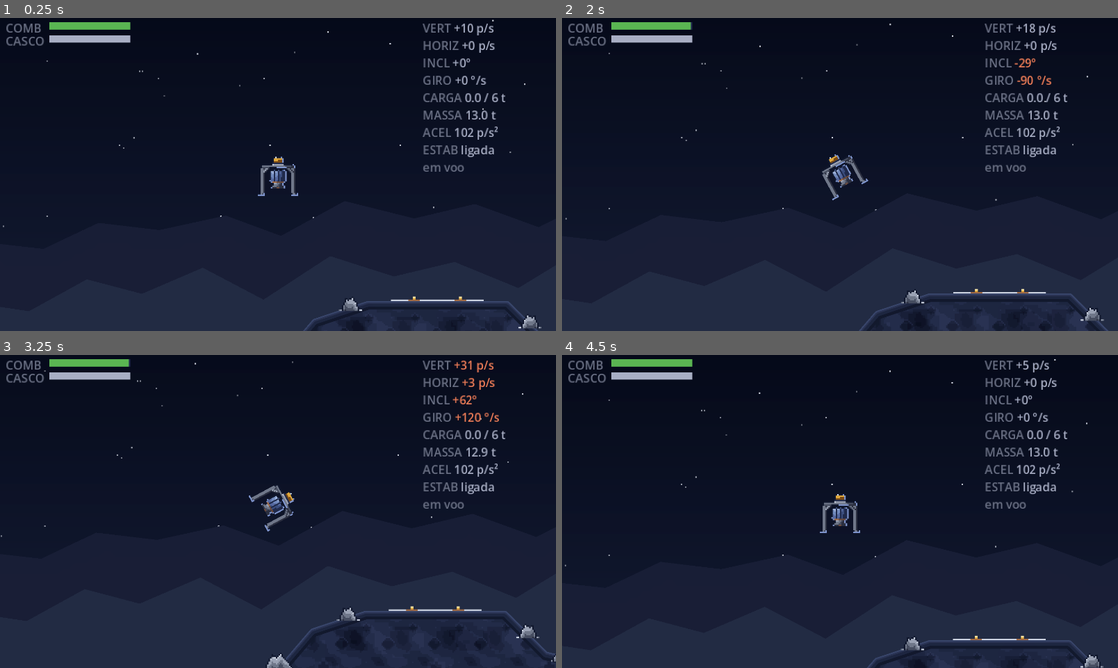
Above: before the commit, frames 1-4 (two rows, left to right).
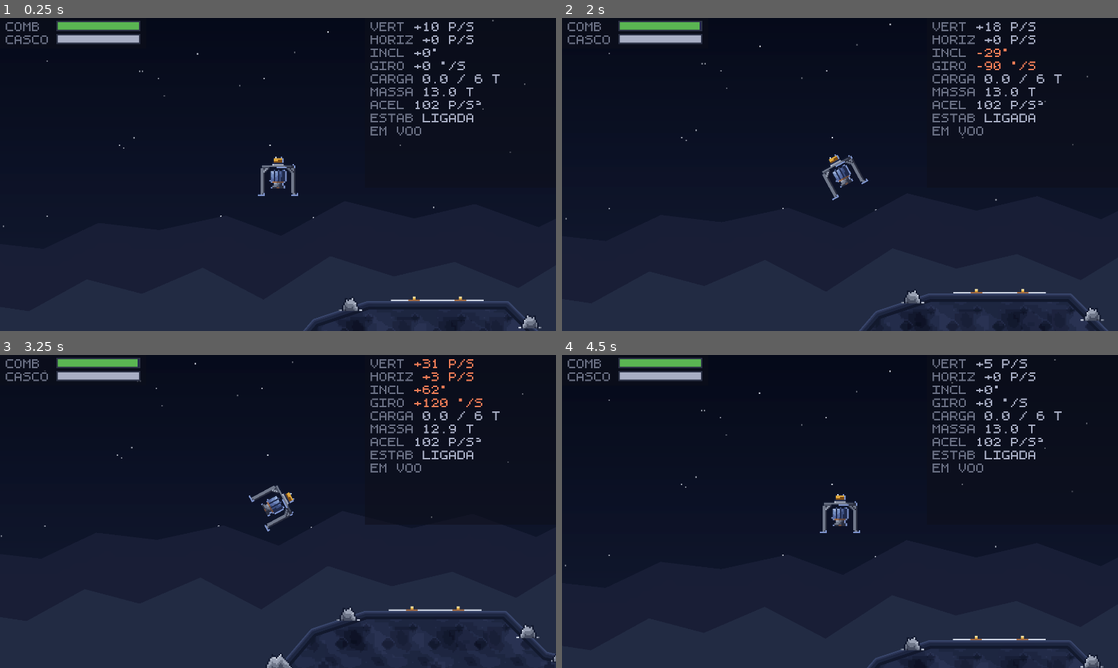
Above: after the commit, the same moments.

Repository: valdersonjr/llrr
Game: Godot game, scene res://stages/teste_pouso/teste_pouso.tscn
Two runs of this game, one before a commit and one after it. Both use one fixed random seed, a clock stepped at 60 frames per second and the inputs below.
Inputs (mouse positions are in pixels of both pictures, inside the frame that each line leads up to):
- Up to frame 1 (0.25 s): no input
- Up to frame 2 (2 s): move the mouse to (962, 158) at 0.52 s; hold D (girar_direita) 0.53-1.28 s; hold W (empuxo) 0.53-1.28 s; click (962, 158) at 0.67 s; tap R (reiniciar) at 0.8, 1.35 s; move the mouse to (728, 190) at 1.27 s; hold A (girar_esquerda) from 1.28 s (still down); tap W (empuxo) at 1.55 s
- Up to frame 3 (3.25 s): move the mouse to (333, 442) at 2.02 s; release A (girar_esquerda) at 2.03 s; hold T (alternar_estabilizacao) 2.03-2.78 s; hold D (girar_direita) from 2.03 s (still down); tap R (reiniciar) at 2.3 s; move the mouse to (250, 574) at 2.77 s; tap W (empuxo) at 2.85 s; click (250, 574) at 2.92 s
- Up to frame 4 (4.5 s): move the mouse to (1006, 558) at 3.52 s; release D (girar_direita) at 3.53 s; hold F (operar_carga) 3.53-4.28 s; hold A (girar_esquerda) from 3.53 s (still down); tap R (reiniciar) at 3.8, 4.35 s; tap Escape (pausa) at 4.15 s; move the mouse to (673, 464) at 4.27 s

The runs differ from the first frame. In frame 1, 3.5% of the frame differs, in the area x 1-95%, y 0-50%; in frame 2, 3.5%; in frame 3, 3.6%, in the area x 1-95%, y 0-53%; in frame 4, 3.5%.
Error in both runs: Cannot call method 'set_input_as_handled' on a null value. (res://entities/ui/pausa/pausa.gd:38)

Commit message:
feat: passa a interface para a fonte de pixel
Um tema em entities/ui carrega a fonte para todas as telas, no lugar de
sobreposição por nó — fonte trocada em vinte lugares é fonte que fica pela
metade.

Os textos vão para caixa alta porque a fonte não tem minúsculas, e isso é
escolha, não limitação: painel de nave se lê em caixa alta. As barras
ganham moldura de 1px, e o texto do HUD ganha um fundo discreto atrás —
estrela de 1px atravessando um glifo fazia CASCO parecer CASCQ, e a seção
14 não aceita perder informação para escolha estética.

Co-Authored-By: Claude Opus 5 (1M context) <noreply@anthropic.com>
Claude-Session: https://claude.ai/code/session_011AzPcEDAjYSMoHyssT894N

Diff:
--- a/entities/ui/hud/hud.gd
+++ b/entities/ui/hud/hud.gd
@@ -69,15 +69,15 @@
 	var velocidade := _nave.velocity.length()
 	var inclinacao := _nave.inclinacao()
 
-	var texto := _linha("VERT", "%+d p/s" % roundi(vertical), velocidade > casco.pouso_velocidade_maxima)
-	texto += _linha("HORIZ", "%+d p/s" % roundi(horizontal), velocidade > casco.pouso_velocidade_maxima)
+	var texto := _linha("VERT", "%+d P/S" % roundi(vertical), velocidade > casco.pouso_velocidade_maxima)
+	texto += _linha("HORIZ", "%+d P/S" % roundi(horizontal), velocidade > casco.pouso_velocidade_maxima)
 	texto += _linha("INCL", "%+d°" % roundi(inclinacao), absf(inclinacao) > casco.pouso_angulo_maximo)
-	texto += _linha("GIRO", "%+d °/s" % roundi(_nave.giro), absf(_nave.giro) > casco.pouso_giro_maximo)
-	texto += _linha("CARGA", "%.1f / %.0f t" % [_nave.carga, casco.capacidade_carga],
+	texto += _linha("GIRO", "%+d °/S" % roundi(_nave.giro), absf(_nave.giro) > casco.pouso_giro_maximo)
+	texto += _linha("CARGA", "%.1f / %.0f T" % [_nave.carga, casco.capacidade_carga],
 		_nave.carga >= casco.capacidade_carga)
-	texto += _linha("MASSA", "%.1f t" % _nave.massa(), false)
-	texto += _linha("ACEL", "%d p/s²" % roundi(_nave.aceleracao_disponivel()), _nave.combustivel <= 0.0)
-	texto += _linha("ESTAB", "ligada" if _nave.estabilizacao_ativa else "desligada",
+	texto += _linha("MASSA", "%.1f T" % _nave.massa(), false)
+	texto += _linha("ACEL", "%d P/S²" % roundi(_nave.aceleracao_disponivel()), _nave.combustivel <= 0.0)
+	texto += _linha("ESTAB", "LIGADA" if _nave.estabilizacao_ativa else "DESLIGADA",
 		not _nave.estabilizacao_ativa)
 	return texto + "[color=#%s]%s[/color]" % [COR_APAGADO.to_html(false), _texto_estado()]
 
@@ -91,10 +91,10 @@
 func _texto_estado() -> String:
 	match _nave.estado:
 		Nave.Estado.TOCANDO:
-			return "tocando"
+			return "TOCANDO"
 		Nave.Estado.POUSADA:
-			return "pousada"
+			return "POUSADA"
 		Nave.Estado.DESTRUIDA:
-			return "destruida"
+			return "DESTRUÍDA"
 		_:
-			return "em voo"
+			return "EM VOO"
--- a/entities/ui/hud/hud.tscn
+++ b/entities/ui/hud/hud.tscn
@@ -1,6 +1,7 @@
-[gd_scene load_steps=2 format=3 uid="uid://dhudvoo000001"]
+[gd_scene load_steps=3 format=3 uid="uid://dhudvoo000001"]
 
 [ext_resource type="Script" path="res://entities/ui/hud/hud.gd" id="1_hud"]
+[ext_resource type="Theme" path="res://entities/ui/tema_lunar.tres" id="2_tema"]
 
 [node name="Hud" type="CanvasLayer"]
 script = ExtResource("1_hud")
@@ -10,6 +11,18 @@
 anchor_right = 1.0
 anchor_bottom = 1.0
 mouse_filter = 2
+theme = ExtResource("2_tema")
+
+[node name="FundoBarras" type="ColorRect" parent="Raiz"]
+offset_right = 101.0
+offset_bottom = 21.0
+color = Color(0.051, 0.059, 0.102, 0.55)
+
+[node name="FundoTelemetria" type="ColorRect" parent="Raiz"]
+offset_left = 252.0
+offset_right = 384.0
+offset_bottom = 117.0
+color = Color(0.051, 0.059, 0.102, 0.55)
 
 [node name="RotuloCombustivel" type="Label" parent="Raiz"]
 offset_left = 4.0
@@ -17,20 +30,26 @@
 offset_right = 34.0
 offset_bottom = 11.0
 theme_override_colors/font_color = Color(0.42, 0.443, 0.522, 1)
-theme_override_font_sizes/font_size = 8
 text = "COMB"
 
+[node name="MolduraCombustivel" type="ColorRect" parent="Raiz"]
+offset_left = 39.0
+offset_top = 2.0
+offset_right = 97.0
+offset_bottom = 9.0
+color = Color(0.169, 0.192, 0.271, 1)
+
 [node name="FundoCombustivel" type="ColorRect" parent="Raiz"]
-offset_left = 34.0
+offset_left = 40.0
 offset_top = 3.0
-offset_right = 90.0
+offset_right = 96.0
 offset_bottom = 8.0
 color = Color(0.137, 0.165, 0.322, 1)
 
 [node name="BarraCombustivel" type="ColorRect" parent="Raiz"]
-offset_left = 34.0
+offset_left = 40.0
 offset_top = 3.0
-offset_right = 90.0
+offset_right = 96.0
 offset_bottom = 8.0
 color = Color(0.353, 0.71, 0.322, 1)
 
@@ -40,29 +59,34 @@
 offset_right = 34.0
 offset_bottom = 20.0
 theme_override_colors/font_color = Color(0.42, 0.443, 0.522, 1)
-theme_override_font_sizes/font_size = 8
 text = "CASCO"
 
+[node name="MolduraIntegridade" type="ColorRect" parent="Raiz"]
+offset_left = 39.0
+offset_top = 11.0
+offset_right = 97.0
+offset_bottom = 18.0
+color = Color(0.169, 0.192, 0.271, 1)
+
 [node name="FundoIntegridade" type="ColorRect" parent="Raiz"]
-offset_left = 34.0
+offset_left = 40.0
 offset_top = 12.0
-offset_right = 90.0
+offset_right = 96.0
 offset_bottom = 17.0
 color = Color(0.137, 0.165, 0.322, 1)
 
 [node name="BarraIntegridade" type="ColorRect" parent="Raiz"]
-offset_left = 34.0
+offset_left = 40.0
 offset_top = 12.0
-offset_right = 90.0
+offset_right = 96.0
 offset_bottom = 17.0
 color = Color(0.659, 0.682, 0.769, 1)
 
 [node name="Telemetria" type="RichTextLabel" parent="Raiz"]
-offset_left = 292.0
+offset_left = 256.0
 offset_top = 1.0
 offset_right = 382.0
 offset_bottom = 134.0
-theme_override_font_sizes/normal_font_size = 8
 bbcode_enabled = true
 scroll_active = false
 autowrap_mode = 0
@@ -71,5 +95,4 @@
 offset_top = 198.0
 offset_right = 384.0
 offset_bottom = 210.0
-theme_override_font_sizes/font_size = 8
 horizontal_alignment = 1
--- a/entities/ui/pausa/pausa.tscn
+++ b/entities/ui/pausa/pausa.tscn
@@ -1,6 +1,7 @@
-[gd_scene load_steps=2 format=3 uid="uid://cpausamenu0001"]
+[gd_scene load_steps=3 format=3 uid="uid://cpausamenu0001"]
 
 [ext_resource type="Script" path="res://entities/ui/pausa/pausa.gd" id="1_pausa"]
+[ext_resource type="Theme" path="res://entities/ui/tema_lunar.tres" id="2_tema"]
 
 [node name="Pausa" type="CanvasLayer"]
 process_mode = 3
@@ -12,6 +13,7 @@
 anchor_right = 1.0
 anchor_bottom = 1.0
 mouse_filter = 2
+theme = ExtResource("2_tema")
 
 [node name="Borda" type="ColorRect" parent="Painel"]
 offset_left = 95.0
@@ -33,7 +35,6 @@
 offset_right = 288.0
 offset_bottom = 63.0
 theme_override_colors/font_color = Color(0.659, 0.682, 0.769, 1)
-theme_override_font_sizes/font_size = 12
 text = "PAUSADO"
 horizontal_alignment = 1
 
@@ -44,7 +45,6 @@
 offset_bottom = 154.0
 theme_override_colors/font_color = Color(0.949, 0.757, 0.306, 1)
 theme_override_constants/line_spacing = 1
-theme_override_font_sizes/font_size = 8
 text = "W  ↑
 A D  ← →
 Q  E
@@ -61,14 +61,13 @@
 offset_bottom = 154.0
 theme_override_colors/font_color = Color(0.659, 0.682, 0.769, 1)
 theme_override_constants/line_spacing = 1
-theme_override_font_sizes/font_size = 8
-text = "empuxo
-girar
-translação lateral
-carga, se pousada
-estabilização
-reiniciar a região
-continuar"
+text = "EMPUXO
+GIRAR
+TRANSLAÇÃO LATERAL
+CARGA, SE POUSADA
+ESTABILIZAÇÃO
+REINICIAR A REGIÃO
+CONTINUAR"
 
 [node name="Rodape" type="Label" parent="Painel"]
 offset_left = 96.0
@@ -76,6 +75,5 @@
 offset_right = 288.0
 offset_bottom = 173.0
 theme_override_colors/font_color = Color(0.42, 0.443, 0.522, 1)
-theme_override_font_sizes/font_size = 8
-text = "o tempo está parado"
+text = "O TEMPO ESTÁ PARADO"
 horizontal_alignment = 1
--- /dev/null
+++ b/entities/ui/tema_lunar.tres
@@ -0,0 +1,7 @@
+[gd_resource type="Theme" format=3 uid="uid://cthemelunar01"]
+
+[ext_resource type="FontFile" path="res://assets/fonts/lunar.fnt" id="1_fonte"]
+
+[resource]
+default_font = ExtResource("1_fonte")
+default_font_size = 9
--- a/stages/teste_pouso/teste_pouso.gd
+++ b/stages/teste_pouso/teste_pouso.gd
@@ -81,19 +81,19 @@
 ## descarrega, com ele vazio embarca o que couber.
 func _operar_carga() -> void:
 	if _nave.estado != Nave.Estado.POUSADA:
-		_hud.avisar("carga só com a nave pousada", Hud.COR_ATENCAO)
+		_hud.avisar("CARGA SÓ COM A NAVE POUSADA", Hud.COR_ATENCAO)
 		return
 	var plataforma := _nave.plataforma_sob_a_nave() as PlataformaDePouso
 	if plataforma == null:
-		_hud.avisar("não há plataforma sob as duas pernas", Hud.COR_ATENCAO)
+		_hud.avisar("NÃO HÁ PLATAFORMA SOB AS DUAS PERNAS", Hud.COR_ATENCAO)
 		return
 	var movido := plataforma.transferir(_nave)
 	if is_zero_approx(movido):
-		_hud.avisar("%s não tem carga esperando" % plataforma.como_se_chama(), Hud.COR_ATENCAO)
+		_hud.avisar("%s NÃO TEM CARGA ESPERANDO" % plataforma.como_se_chama(), Hud.COR_ATENCAO)
 	elif movido > 0.0:
-		_hud.avisar("embarcou %.1f t em %s" % [movido, plataforma.como_se_chama()], Hud.COR_BOM)
+		_hud.avisar("EMBARCOU %.1f T EM %s" % [movido, plataforma.como_se_chama()], Hud.COR_BOM)
 	else:
-		_hud.avisar("descarregou %.1f t em %s" % [-movido, plataforma.como_se_chama()], Hud.COR_BOM)
+		_hud.avisar("DESCARREGOU %.1f T EM %s" % [-movido, plataforma.como_se_chama()], Hud.COR_BOM)
 
 
 ## O céu é desenhado pelo próprio nó da fase: `_draw()` do pai roda antes dos
@@ -171,22 +171,22 @@
 
 func _ao_pousar(plataforma: Node) -> void:
 	if plataforma == null:
-		_hud.avisar("pousada fora da plataforma", Hud.COR_ATENCAO)
+		_hud.avisar("POUSADA FORA DA PLATAFORMA", Hud.COR_ATENCAO)
 		return
 	var plat := plataforma as PlataformaDePouso
-	_hud.avisar("pousada em %s — %d px de deck" % [plat.como_se_chama(), roundi(plat.largura())],
+	_hud.avisar("POUSADA EM %s — %d PX DE DECK" % [plat.como_se_chama(), roundi(plat.largura())],
 		Hud.COR_BOM)
 
 
 func _ao_decolar() -> void:
-	_hud.avisar("decolou", Hud.COR_APAGADO)
+	_hud.avisar("DECOLOU", Hud.COR_APAGADO)
 
 
 func _ao_impactar(dano: float, velocidade: float, desalinhamento: float) -> void:
 	_camera.sacudir(dano * 0.09)
-	_hud.avisar("impacto: -%d%% casco, %d p/s a %d° da superfície" % [
+	_hud.avisar("IMPACTO: -%d%% CASCO, %d P/S A %d° DA SUPERFÍCIE" % [
 		roundi(dano), roundi(velocidade), roundi(desalinhamento)], Hud.COR_ALERTA)
 
 
 func _ao_destruir() -> void:
-	_hud.avisar("nave destruída — R reinicia", Hud.COR_ALERTA)
+	_hud.avisar("NAVE DESTRUÍDA — R REINICIA", Hud.COR_ALERTA)
--- a/stages/teste_pouso/teste_pouso.tscn
+++ b/stages/teste_pouso/teste_pouso.tscn
@@ -41,18 +41,18 @@
 
 [node name="PlataformaLarga" parent="." instance=ExtResource("2_plataforma")]
 position = Vector2(112, 356)
-nome = "Depósito Norte"
+nome = "DEPÓSITO NORTE"
 carga_disponivel = 6.0
 segmentos = 3
 
 [node name="PlataformaMedia" parent="." instance=ExtResource("2_plataforma")]
 position = Vector2(360, 284)
-nome = "Torre Média"
+nome = "TORRE MÉDIA"
 segmentos = 2
 
 [node name="PlataformaEstreita" parent="." instance=ExtResource("2_plataforma")]
 position = Vector2(620, 222)
-nome = "Pilar Sul"
+nome = "PILAR SUL"
 segmentos = 1
 
 [node name="Terreno" type="StaticBody2D" parent="."]
